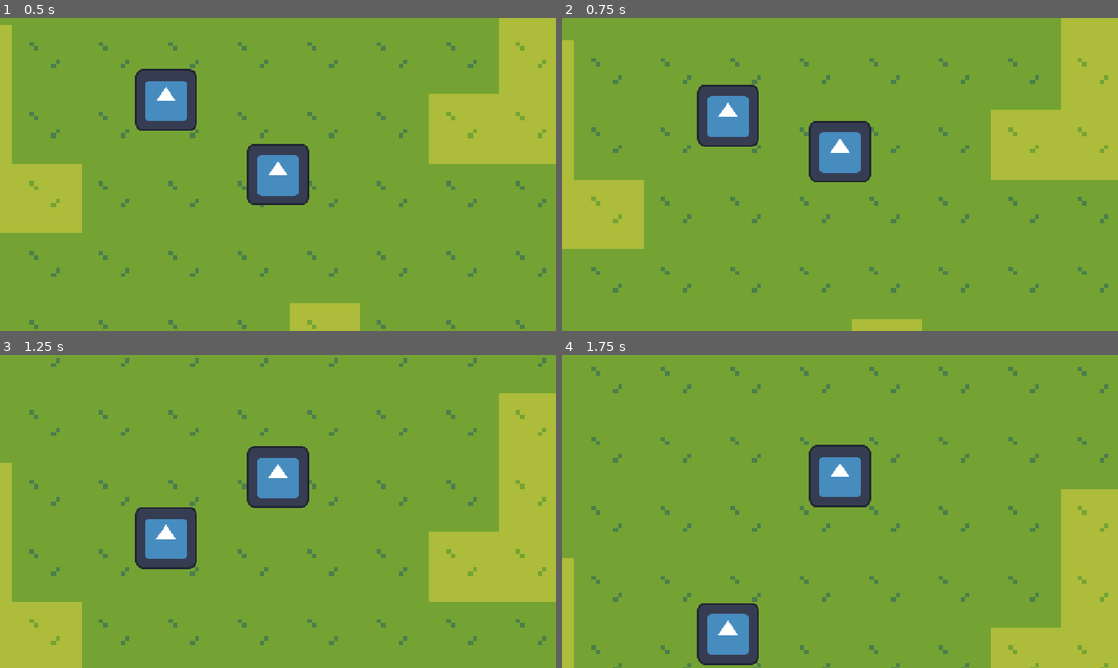
Above: before the commit, frames 1-4 (two rows, left to right).
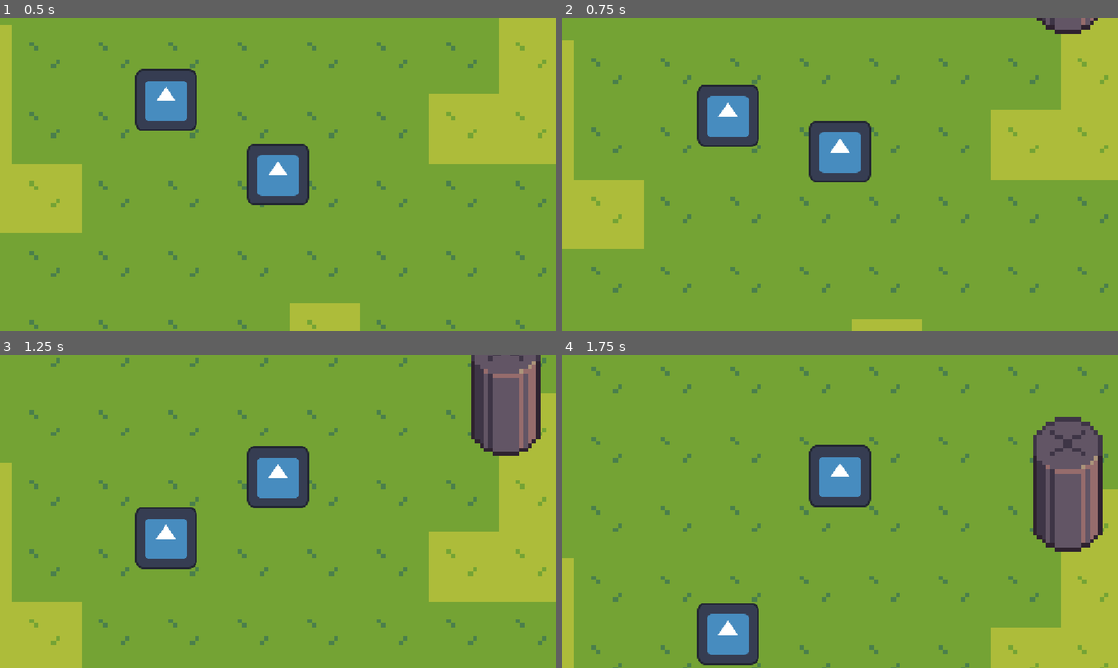
Above: after the commit, the same moments.

Repository: whyfren/HavenJakartaPrepare
Game: Godot game, scene res://main.tscn
Two runs of this game, one before a commit and one after it. Both use one fixed random seed, a clock stepped at 60 frames per second and the inputs below. The engine's default icon, where the game draws it, is replaced by a stand-in: a white triangle on a blue panel in a dark square.
Inputs:
- Up to frame 1 (0.5 s): no input
- Up to frame 2 (0.75 s): tap Enter at 0.5 s; hold W (up) from 0.53 s (still down)
- Up to frame 3 (1.25 s): keep holding W (up)
- Up to frame 4 (1.75 s): keep holding W (up)

Frame 1 is identical in both runs. In frame 2, 0.4% of the frame differs, in the area x 85-97%, y 0-6%; in frame 3, 3.8%; in frame 4, 4.9%, in the area x 84-98%, y 19-63%.

Commit message:
benerin tiang

Diff:
--- a/tiang.tscn
+++ b/tiang.tscn
@@ -1,6 +1,6 @@
 [gd_scene format=3 uid="uid://dhnrap1cocy62"]
 
-[ext_resource type="Texture2D" path="res://obstacle/Pole_outline_black1.png" id="1_i1qwp"]
+[ext_resource type="Texture2D" path="res://asset/obstacle/Pole_outline_black1.png" id="1_i1qwp"]
 
 [sub_resource type="CircleShape2D" id="CircleShape2D_18yqj"]
 radius = 23.769728
